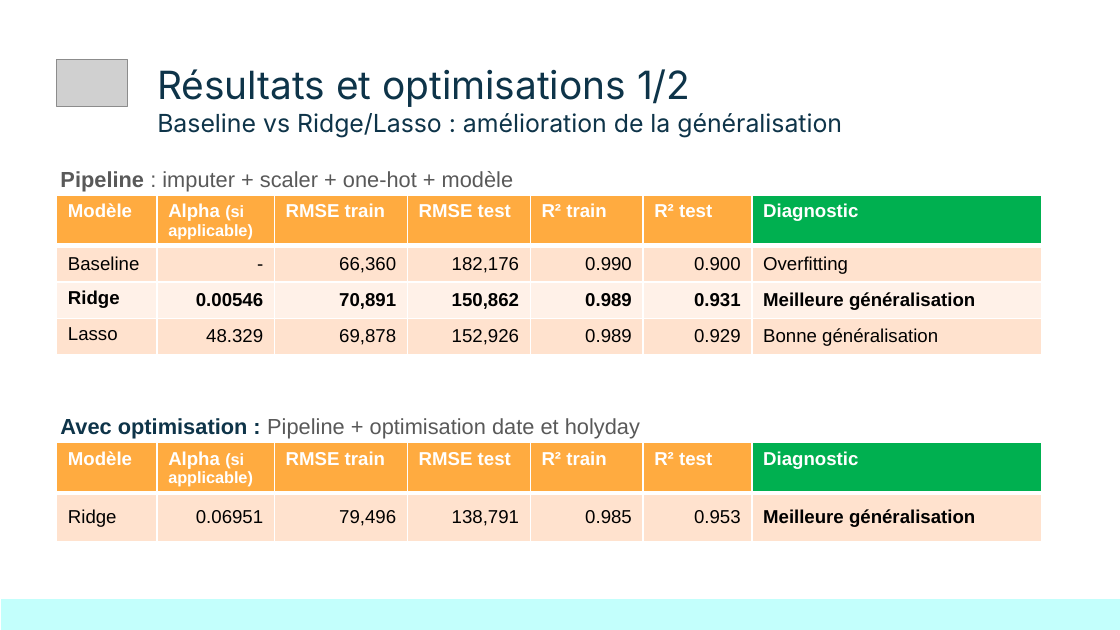
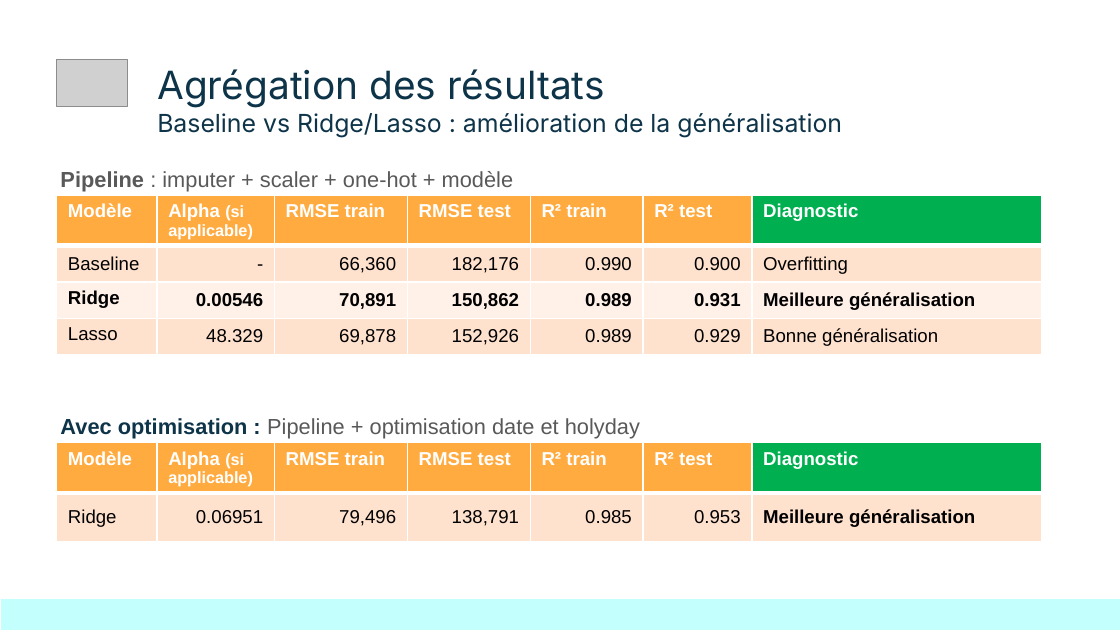
Before and after one commit to jyvuillequez/Bloc_03_Projet_Walmart_Sales, a slide deck: slide 5 of présentation/Bloc_03_Projet_Walmart_Sales.pptx. Drawn at 1120x630 pixels with LibreOffice and Linux fonts; fonts in the diff are those of the drawing; grey boxes stand for pictures. Boxes give left, top, right and bottom in pixels: in the first picture for what was removed or moved away, otherwise in the second. Text is boxed around its words. In the diff, an @@ line names an element or a change of style, - is before the commit and + after.

```diff
--- a/présentation/Bloc_03_Projet_Walmart_Sales.pptx
+++ b/présentation/Bloc_03_Projet_Walmart_Sales.pptx
@@ title at <box>157,69,842,137</box>: text changed @@
-Résultats et optimisations 1/2
-Baseline vs Ridge/Lasso : amélioration de la généralisation
+Agrégation des résultats
+Baseline vs Ridge/Lasso : amélioration de la généralisation
```
Also in this commit, not shown: 1 other slide changed, 1 slide added, 2 other files.
